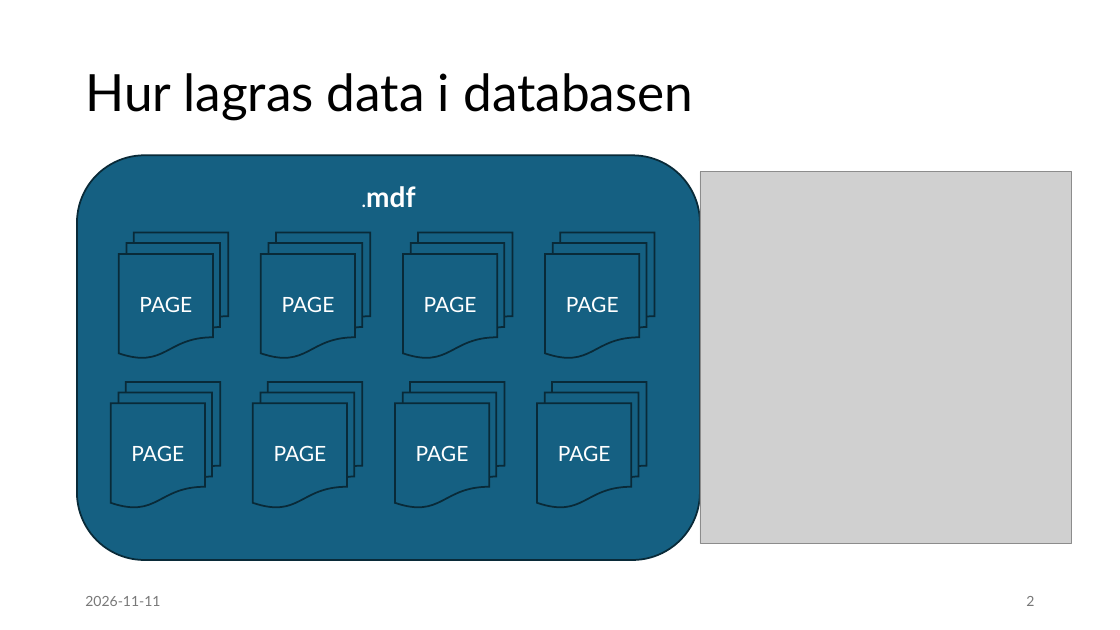
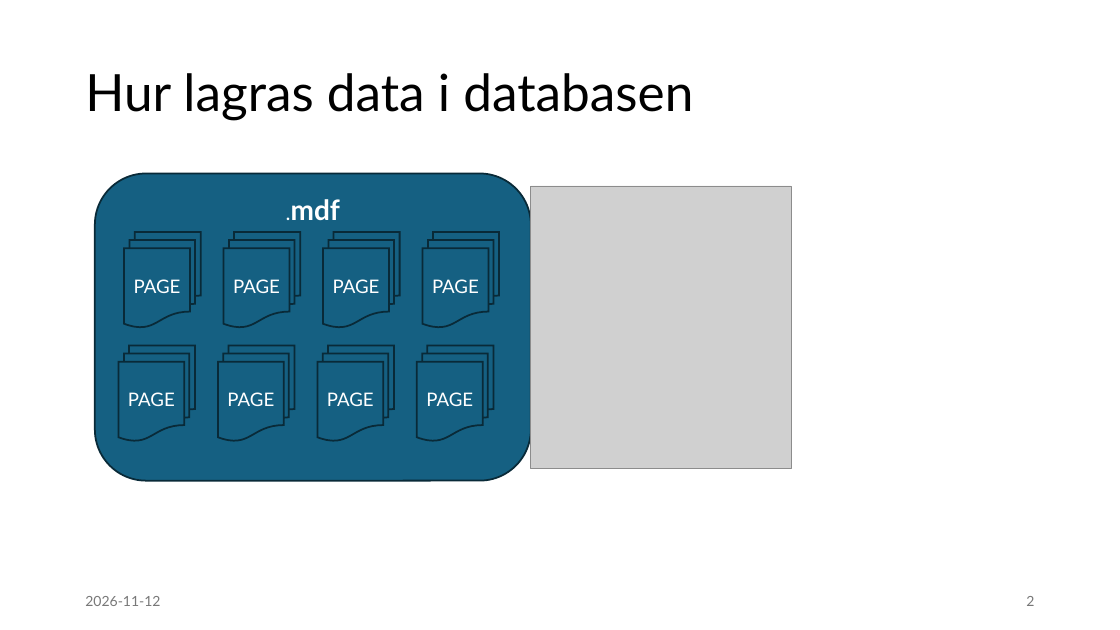
Before and after one commit to moppis/indexing, a slide deck: slide 2 of presentation/Indexering.pptx. Drawn at 1120x630 pixels with LibreOffice and Linux fonts; fonts in the diff are those of the drawing; grey boxes stand for pictures. Boxes give left, top, right and bottom in pixels: in the first picture for what was removed or moved away, otherwise in the second. Text is boxed around its words. In the diff, an @@ line names an element or a change of style, - is before the commit and + after.

```diff
--- a/presentation/Indexering.pptx
+++ b/presentation/Indexering.pptx
@@ rounded rectangle ".mdf": place and size @@
-rounded rectangle ".mdf" at [77, 155, 701, 560]
+rounded rectangle ".mdf" at [95, 174, 531, 481]
@@ picture removed at [700, 172, 1071, 544] @@
@@ picture added at [531, 186, 791, 468] @@
@@ flow chart multidocument "PAGE": place and size @@
-flow chart multidocument "PAGE" at [118, 233, 228, 358]
+flow chart multidocument "PAGE" at [124, 232, 201, 327]
@@ flow chart multidocument "PAGE": place and size @@
-flow chart multidocument "PAGE" at [261, 233, 371, 358]
+flow chart multidocument "PAGE" at [223, 232, 300, 327]
@@ flow chart multidocument "PAGE": place and size @@
-flow chart multidocument "PAGE" at [403, 233, 513, 358]
+flow chart multidocument "PAGE" at [323, 232, 400, 327]
@@ flow chart multidocument "PAGE": place and size @@
-flow chart multidocument "PAGE" at [545, 233, 655, 358]
+flow chart multidocument "PAGE" at [423, 232, 499, 327]
@@ flow chart multidocument "PAGE": place and size @@
-flow chart multidocument "PAGE" at [111, 382, 220, 507]
+flow chart multidocument "PAGE" at [118, 345, 195, 440]
@@ flow chart multidocument "PAGE": place and size @@
-flow chart multidocument "PAGE" at [253, 382, 362, 507]
+flow chart multidocument "PAGE" at [218, 345, 294, 440]
@@ flow chart multidocument "PAGE": place and size @@
-flow chart multidocument "PAGE" at [395, 382, 504, 507]
+flow chart multidocument "PAGE" at [318, 345, 394, 440]
@@ size 18 to 16 pt in 8 elements at [124, 232, 201, 327], [223, 232, 300, 327], [118, 345, 195, 440], [323, 232, 400, 327], [218, 345, 294, 440], [423, 232, 499, 327], [318, 345, 394, 440], [417, 345, 493, 440] @@
@@ flow chart multidocument "PAGE": place and size @@
-flow chart multidocument "PAGE" at [537, 382, 646, 507]
+flow chart multidocument "PAGE" at [417, 345, 493, 440]
@@ text at [85, 596, 160, 606]: text changed @@
-2026-11-11
+2026-11-12
```
Also in this commit, not shown: 19 other slides changed.
